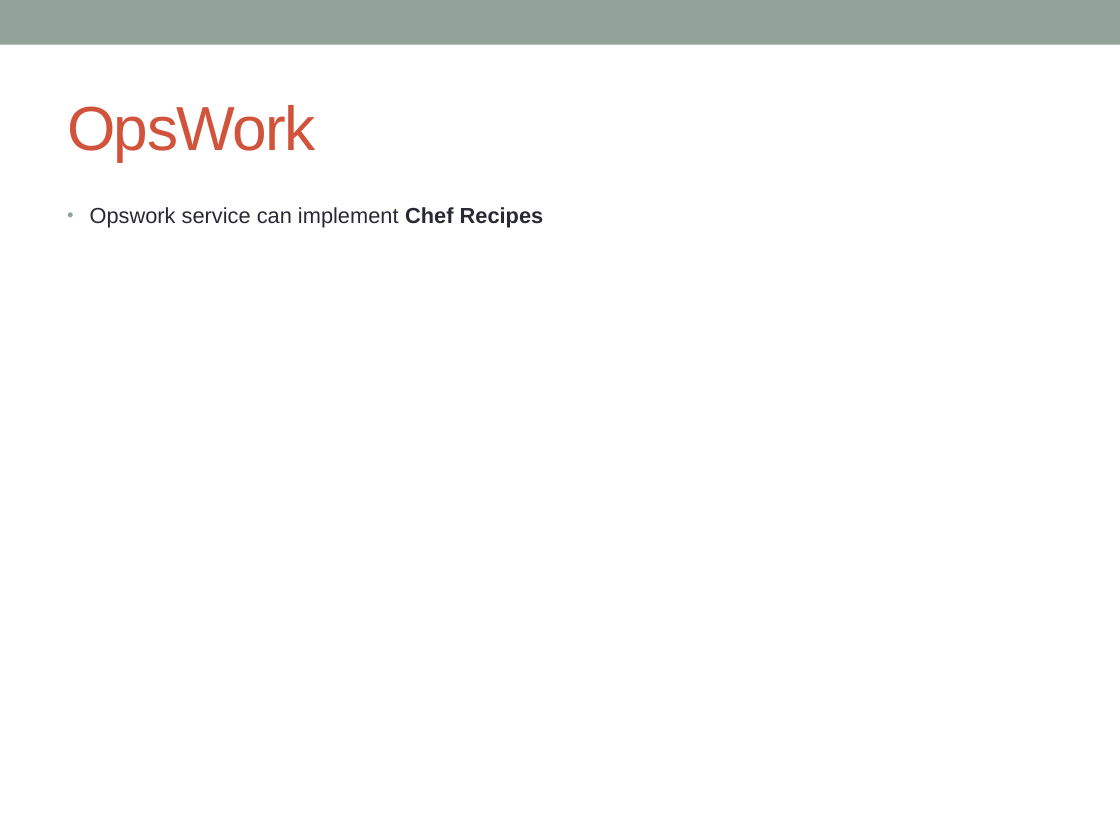
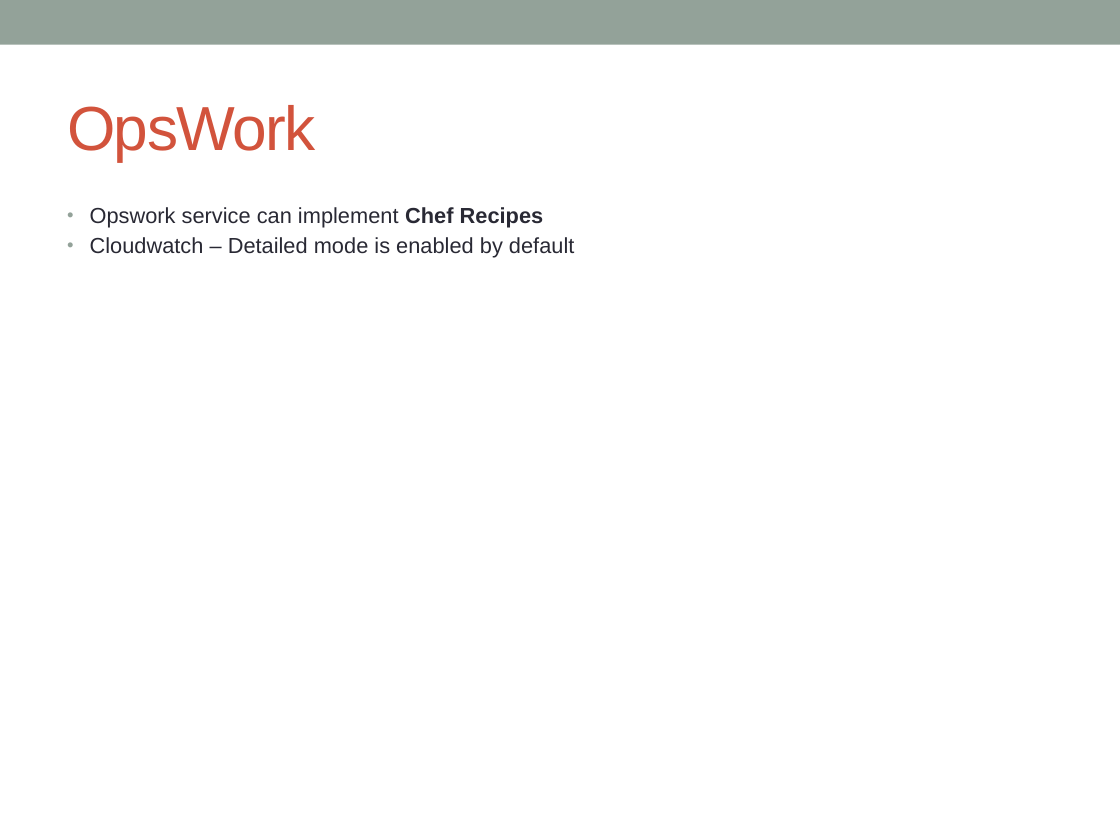
Before and after one commit to notionquest/ProjectDocumentation, a slide deck: slide 63 of AWS_Solution_Architect.pptx (slide 50 before the commit). Drawn at 1120x840 pixels with LibreOffice and Linux fonts; fonts in the diff are those of the drawing. Boxes give left, top, right and bottom in pixels: in the first picture for what was removed or moved away, otherwise in the second. Text is boxed around its words. In the diff, an @@ line names an element or a change of style, - is before the commit and + after.

```diff
--- a/AWS_Solution_Architect.pptx
+++ b/AWS_Solution_Architect.pptx
@@ text at (90, 237, 574, 258): paragraph added @@
+• Cloudwatch – Detailed mode is enabled by default
```
Also in this commit, not shown: 9 other slides changed, 19 slides added.
